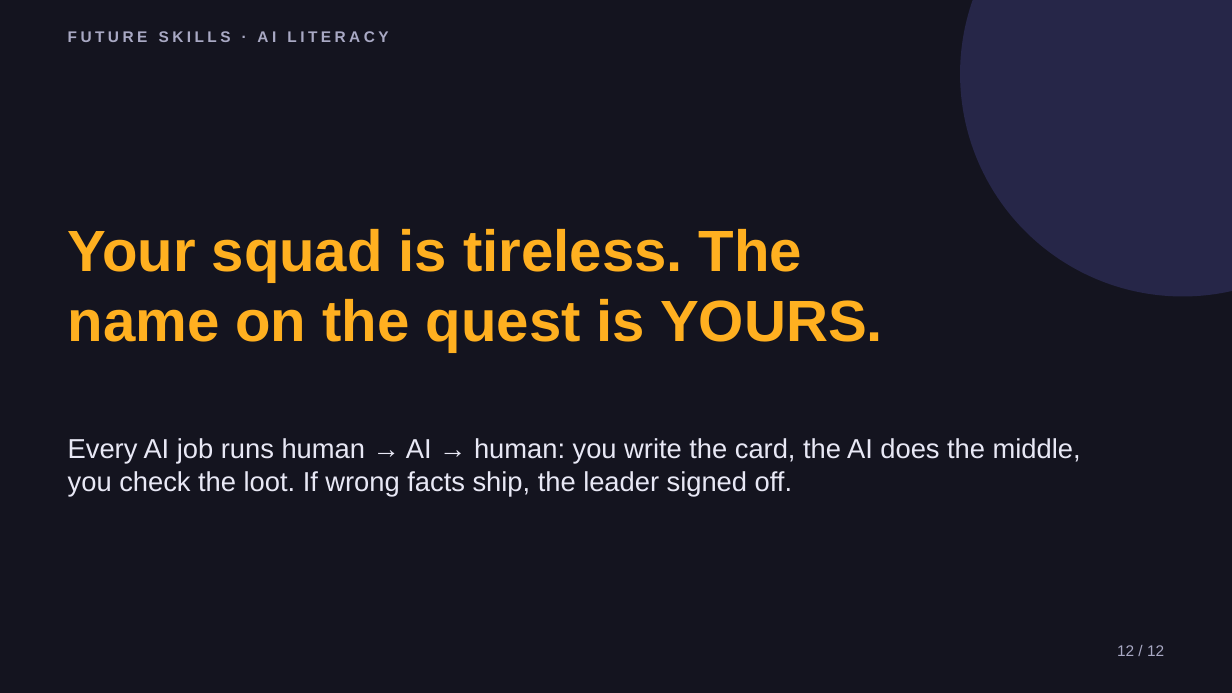
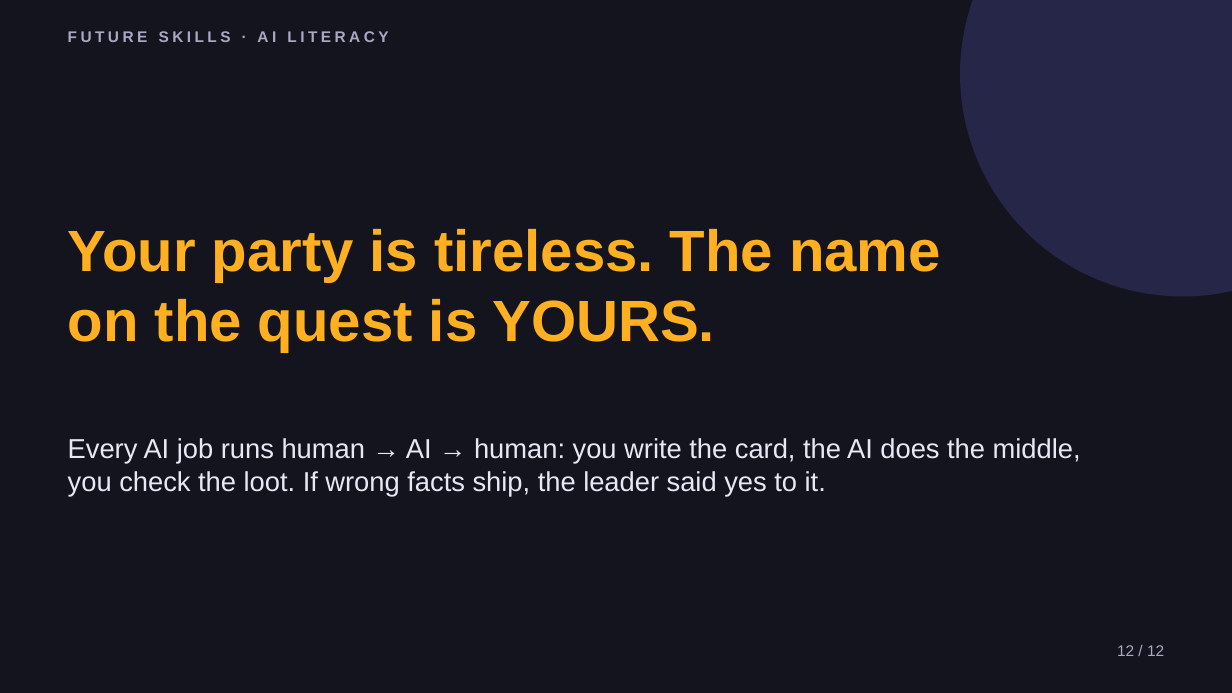
Before and after one commit to phiunit/tptphi, a slide deck: slide 12 of products/ai-agent-intern/dist/Lead Your AI Squad - Slides.pptx. Drawn at 1232x693 pixels with LibreOffice and Linux fonts; fonts in the diff are those of the drawing. Boxes give left, top, right and bottom in pixels: in the first picture for what was removed or moved away, otherwise in the second. Text is boxed around its words. In the diff, an @@ line names an element or a change of style, - is before the commit and + after.

```diff
--- a/products/ai-agent-intern/dist/Lead Your AI Squad - Slides.pptx
+++ b/products/ai-agent-intern/dist/Lead Your AI Squad - Slides.pptx
@@ text at (x1=68, y1=229, x2=941, y2=352): text changed @@
-Your squad is tireless. The name on the quest is YOURS.
+Your party is tireless. The name on the quest is YOURS.
@@ text at (x1=68, y1=438, x2=1081, y2=497): text changed @@
-Every AI job runs human → AI → human: you write the card, the AI does the middle, you check the loot. If wrong facts ship, the leader signed off.
+Every AI job runs human → AI → human: you write the card, the AI does the middle, you check the loot. If wrong facts ship, the leader said yes to it.
```
Also in this commit, not shown: 6 other slides changed, 54 other files.
